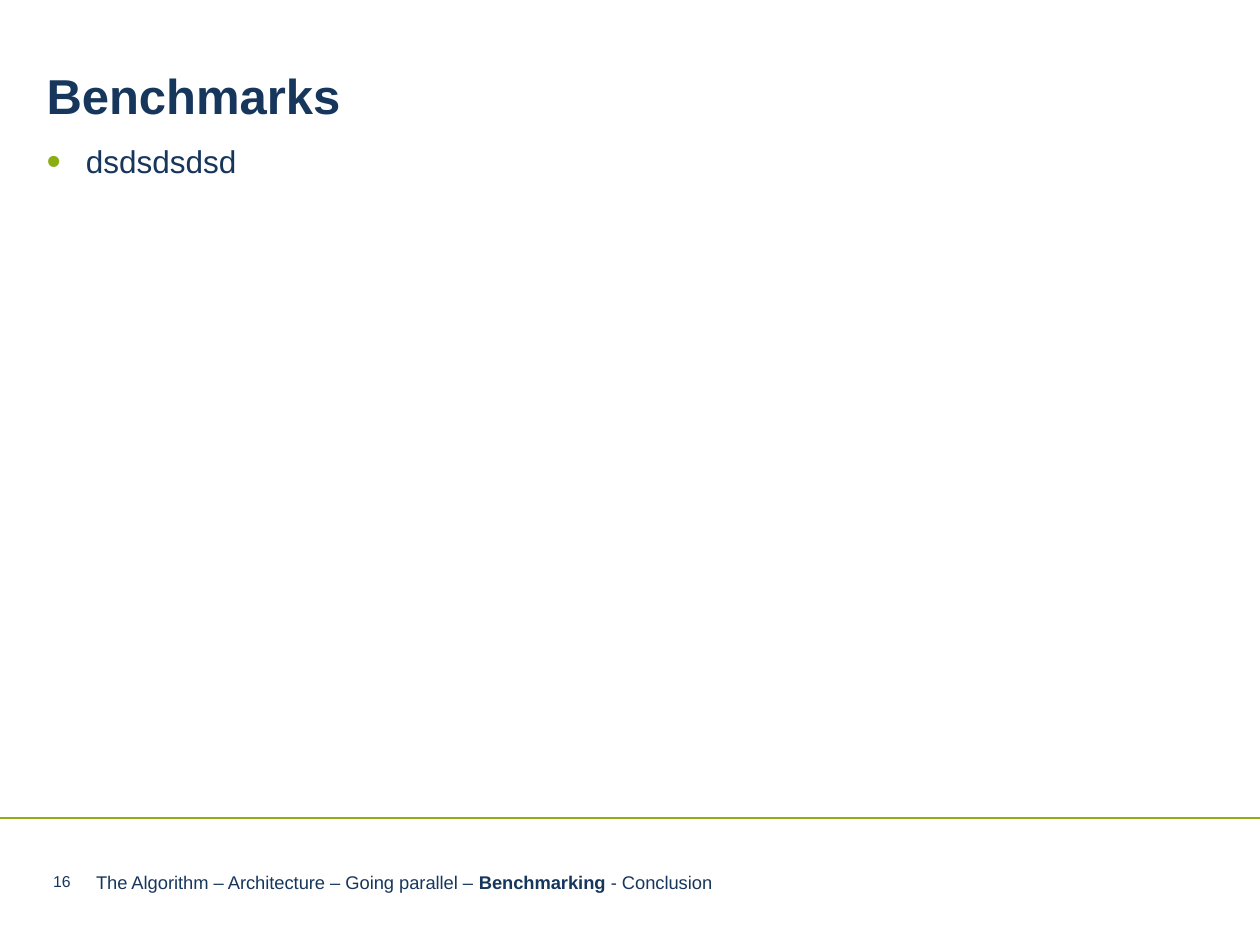
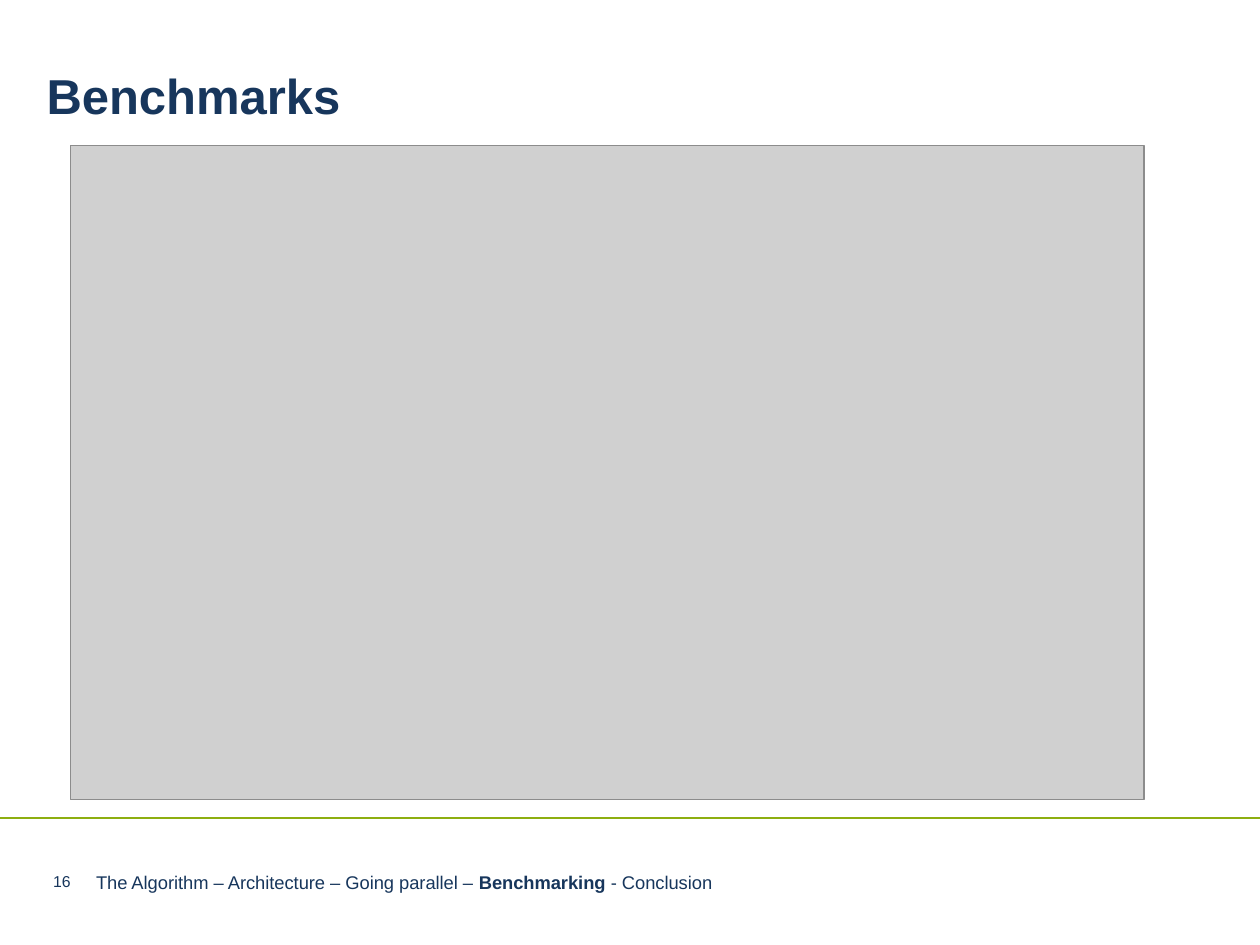
Before and after one commit to LnFlg/Perceptron, a slide deck: slide 16 of Perceptron Algorithm neueres PPT-Format.pptx. Drawn at 1260x945 pixels with LibreOffice and Linux fonts; fonts in the diff are those of the drawing; grey boxes stand for pictures; background and template pictures are left out. Boxes give left, top, right and bottom in pixels: in the first picture for what was removed or moved away, otherwise in the second. Text is boxed around its words. In the diff, an @@ line names an element or a change of style, - is before the commit and + after.

```diff
--- a/Perceptron Algorithm neueres PPT-Format.pptx
+++ b/Perceptron Algorithm neueres PPT-Format.pptx
@@ picture added at <box>71,145,1144,799</box> @@
@@ text removed at <box>86,150,236,174</box> @@
-• dsdsdsdsd
```
Also in this commit, not shown: 2 other slides changed, 2 slides added.
